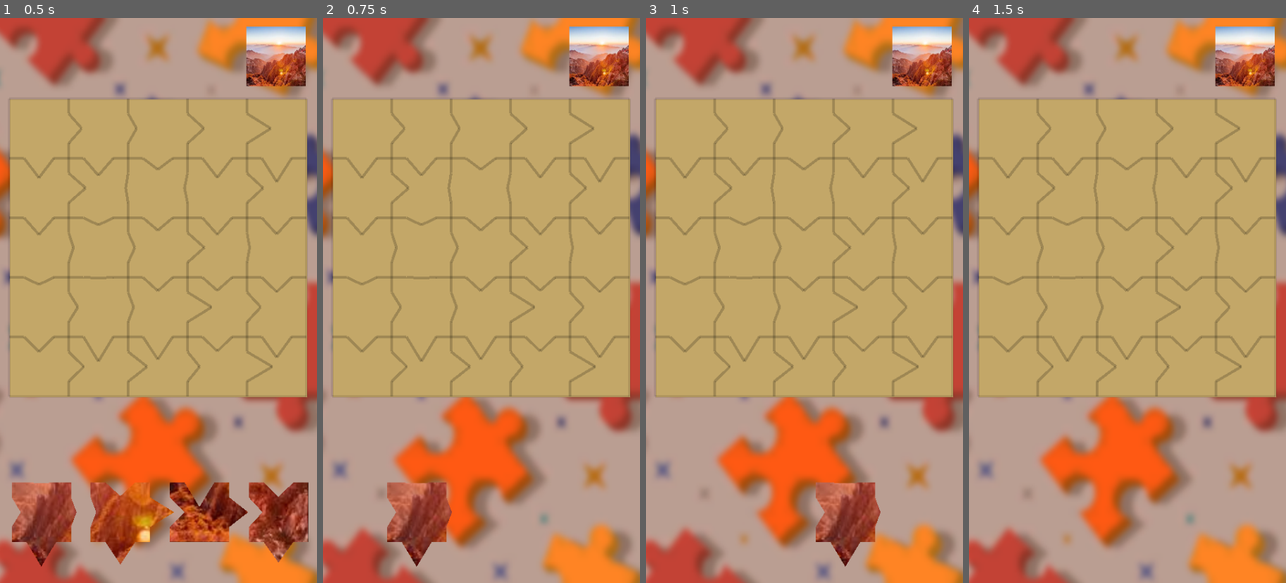
Above: before the commit, frames 1-4 (left to right).
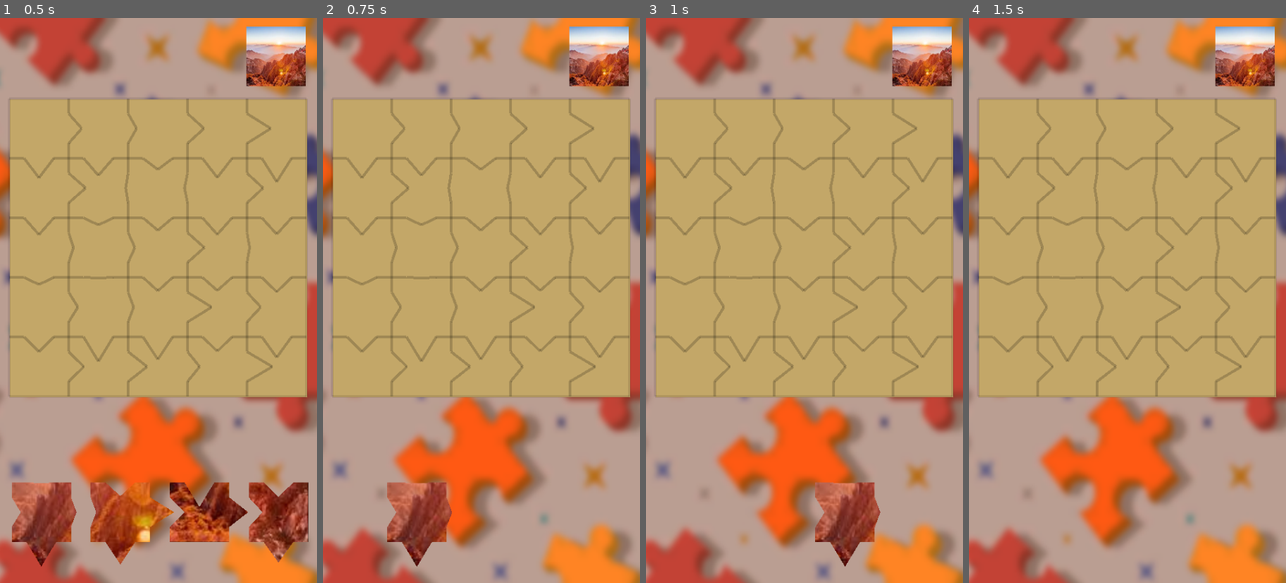
Above: after the commit, the same moments.

Repository: jerichoromano/PUZZLE-CRAZE
Game: Godot game, scene res://scenes/Main.tscn
Same seed, same stepped clock (60 frames per second), same inputs: the game is played once before the commit and once after it. The engine's default icon, where the game draws it, is replaced by a stand-in: a white triangle on a blue panel in a dark square.
Inputs (mouse positions are in pixels of both pictures, inside the frame that each line leads up to):
- Up to frame 1 (0.5 s): no input
- Up to frame 2 (0.75 s): tap Enter at 0.5 s; drag from (364, 509) to (522, 509) at 0.52 s
- Up to frame 3 (1 s): no input
- Up to frame 4 (1.5 s): drag from (1064, 328) to (1007, 131) at 1.27 s

Frame 1 is identical in both runs. In frame 2, less than 0.1% of the frame differs, in the area x 20-41%, y 84-98%; in frame 3, less than 0.1%, in the area x 53-74%, y 82-97%; in frame 4, nothing differs.

Commit message:
'updates'

Diff:
--- a/project.godot
+++ b/project.godot
@@ -22,4 +22,10 @@
 window/size/initial_position_type=0
 window/size/resizable=false
 window/stretch/mode="viewport"
-window/stretch/aspect="expand"
+window/stretch/aspect="keep_width"
+window/handheld/orientation=1
+
+[rendering]
+
+renderer/rendering_method="mobile"
+textures/vram_compression/import_etc2_astc=true
--- a/scenes/Main.tscn
+++ b/scenes/Main.tscn
@@ -33,3 +33,9 @@
 offset_bottom = 112.0
 expand_mode = 2
 stretch_mode = 3
+
+[node name="timer" type="Label" parent="."]
+offset_left = 159.0
+offset_top = 16.0
+offset_right = 199.0
+offset_bottom = 39.0
--- a/scenes/main.gd
+++ b/scenes/main.gd
@@ -26,6 +26,8 @@
 	$reference.name = "reference"
 	$reference.texture = piece_texture
 	$reference.scale = Vector2(0.4, 0.4)
+
+
 
 func generate_polygon_grid(grid_size: Vector2, cell_size: Vector2):
 	var polygons= []
Not shown, added: export_presets.cfg
